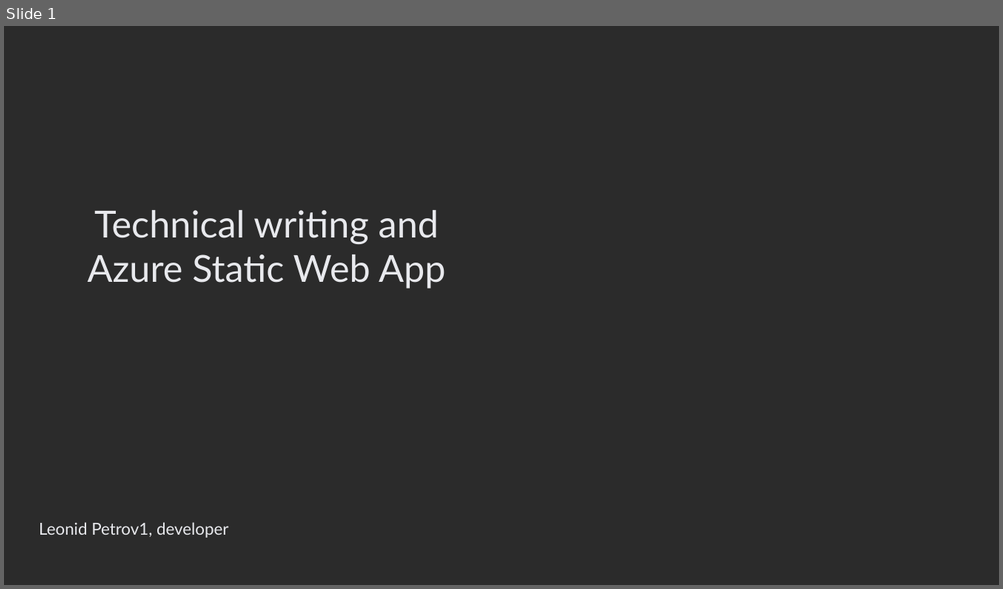
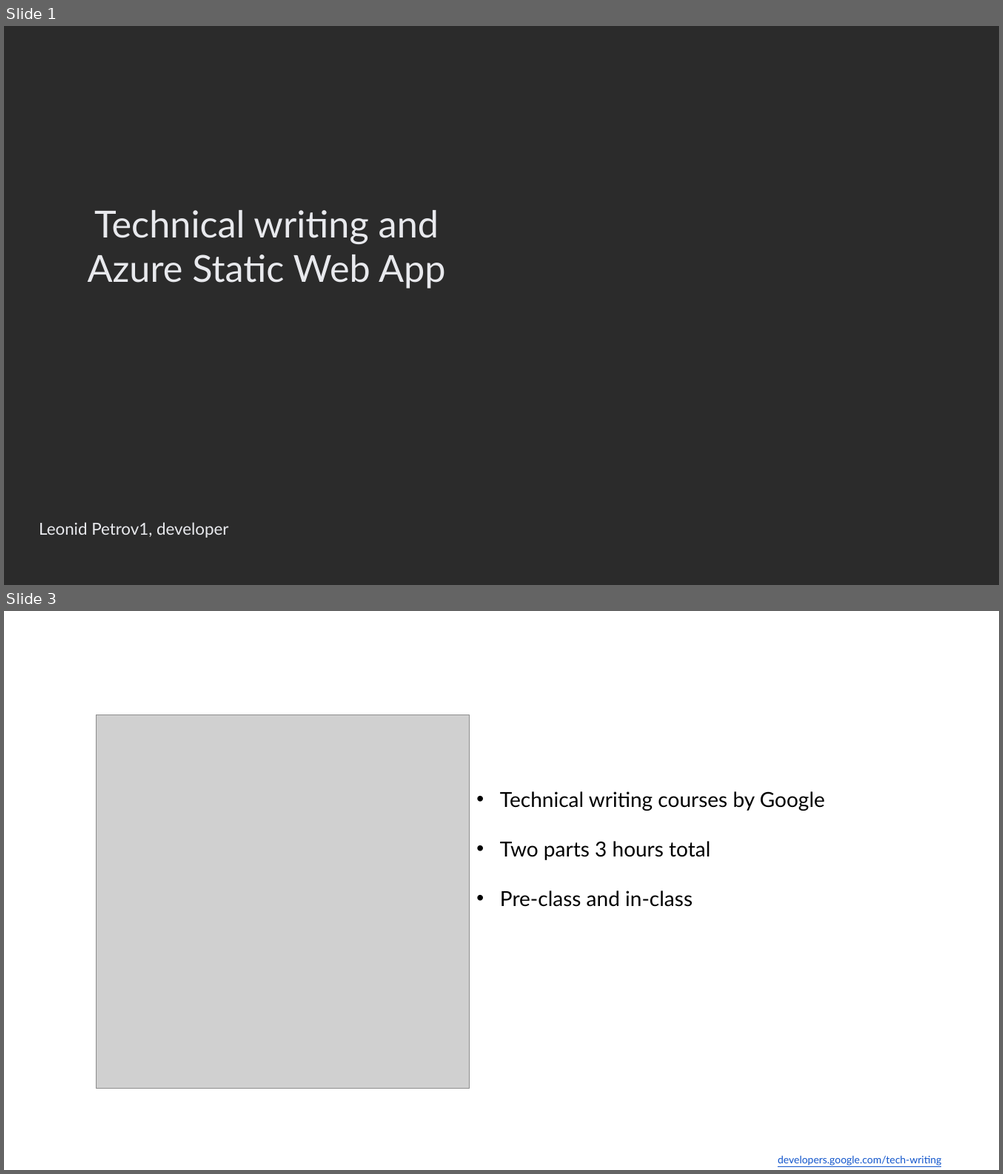
Before and after one commit to Ungerfall/ungerfall.github.io, a slide deck: presentation/tech-writing/tech-writing-azure-static-web-apps.pptx. Shown one above the other, each under a label of ours: slide 1 before the commit, slides 1 and 3 after it; the slides between them are not shown. The pictures are 1003x589 and 1003x1174 pixels, drawn with LibreOffice and Linux fonts; fonts in the diff are those of the drawing; grey boxes stand for pictures; background and template pictures are left out; a plain dark background stands for a picture behind light text. Boxes give left, top, right and bottom in pixels: in the first picture for what was removed or moved away, otherwise in the second. Text is boxed around its words. In the diff, an @@ line names an element or a change of style, - is before the commit and + after.

```diff
--- a/presentation/tech-writing/tech-writing-azure-static-web-apps.pptx
+++ b/presentation/tech-writing/tech-writing-azure-static-web-apps.pptx
@@ slide 3 added at (4,611,999,1170), background #FFFFFF @@
@@ picture added at (96,715,469,1088) @@
@@ text added at (500,792,825,907), 20 pt, text #000000 @@
+• Technical writing courses by Google
+• Two parts 3 hours total
+• Pre-class and in-class
@@ text added at (777,1156,941,1166), 10 pt, text #1155CC, underline @@
+developers.google.com/tech-writing
```
Also in this commit, not shown: 4 slides changed, 3 other slides added, 1 slide removed.
